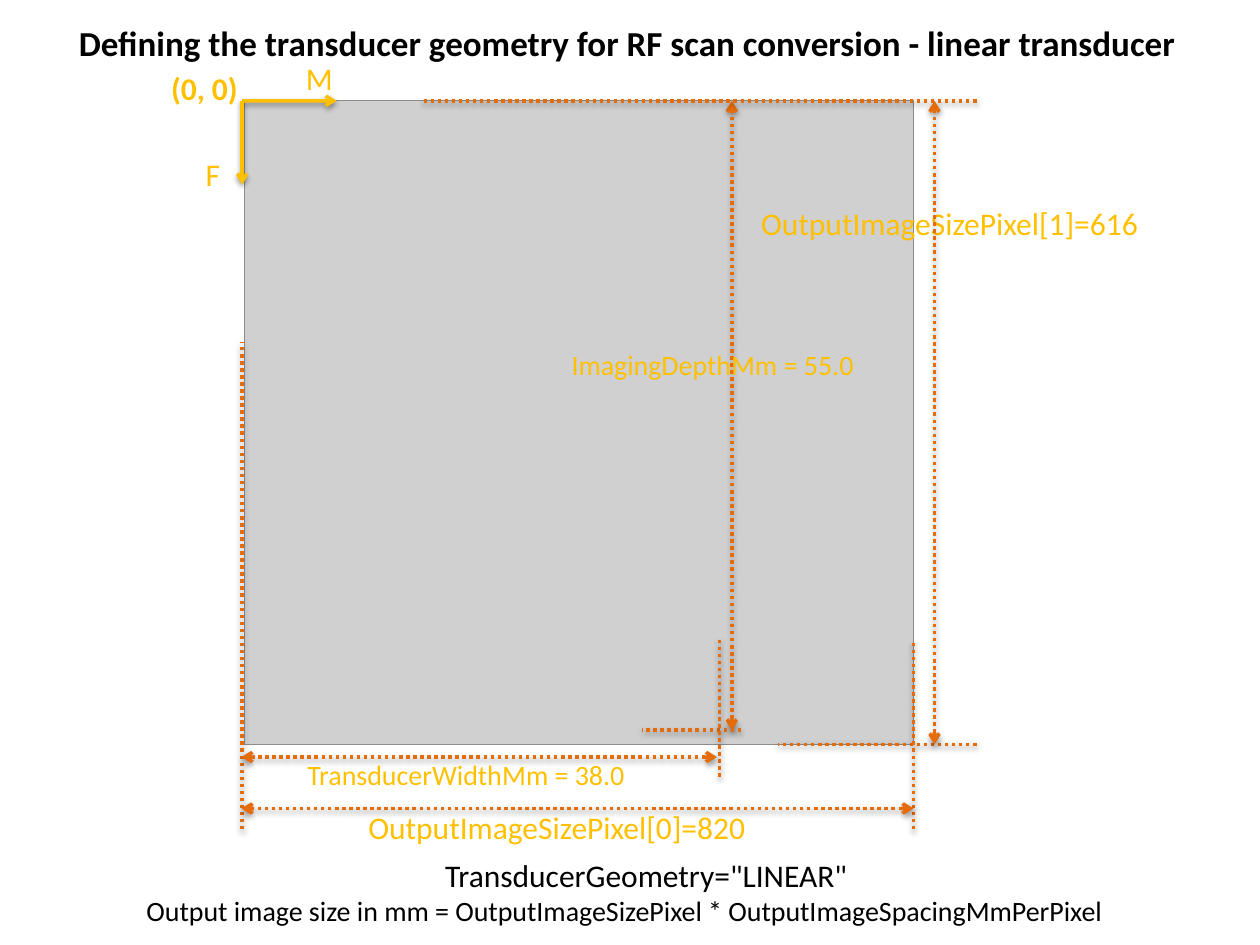
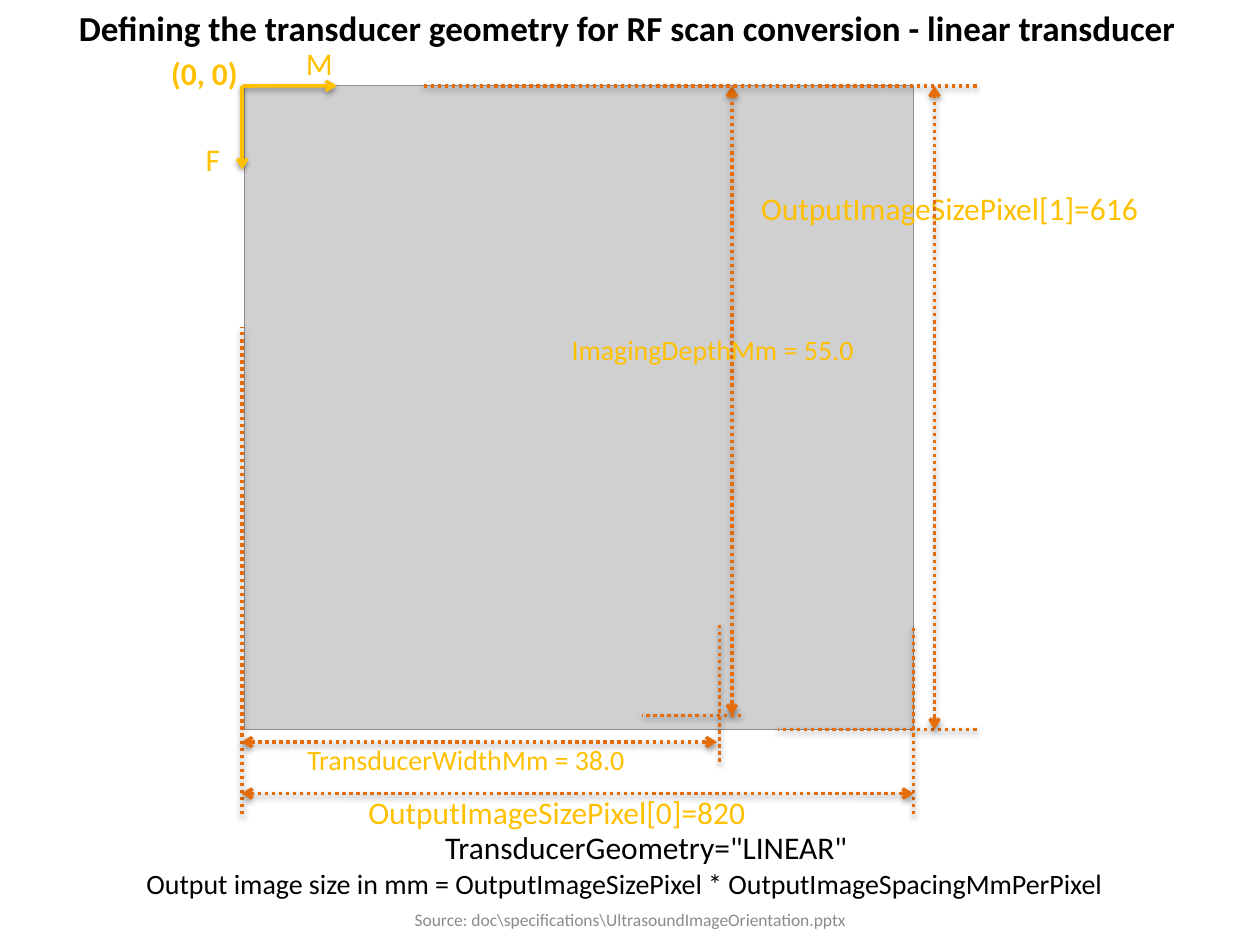
Before and after one commit to thewtex/Plus, a slide deck: slide 7 of doc/specifications/UltrasoundImageOrientation.pptx. Drawn at 1260x945 pixels with LibreOffice and Linux fonts; fonts in the diff are those of the drawing; grey boxes stand for pictures. Boxes give left, top, right and bottom in pixels: in the first picture for what was removed or moved away, otherwise in the second. Text is boxed around its words. In the diff, an @@ line names an element or a change of style, - is before the commit and + after.

Commit message:
Updated links and outdated info in tutorials and specifications

```diff
--- a/doc/specifications/UltrasoundImageOrientation.pptx
+++ b/doc/specifications/UltrasoundImageOrientation.pptx
@@ 8 texts, 6 lines, 4 double arrows, 2 arrows, 1 picture: place and size @@
-8 texts, 6 lines, 4 double arrows, 2 arrows, 1 picture at <box>79,31,1175,845</box>
+8 texts, 6 lines, 4 double arrows, 2 arrows, 1 picture at <box>79,16,1175,830</box>
@@ text "TransducerGeometry="LINEAR"": place and size @@
-text "TransducerGeometry="LINEAR"" at <box>445,865,847,892</box>
+text "TransducerGeometry="LINEAR"" at <box>445,837,847,864</box>
@@ text "Output image size in mm ...": place and size @@
-text "Output image size in mm ..." at <box>146,901,1101,926</box>
+text "Output image size in mm ..." at <box>146,874,1101,899</box>
@@ text added at <box>415,914,845,929</box>, 10 pt, text #8C8C8C @@
+Source: doc\specifications\UltrasoundImageOrientation.pptx
```
Also in this commit, not shown: 6 other slides changed, 3 other files.
